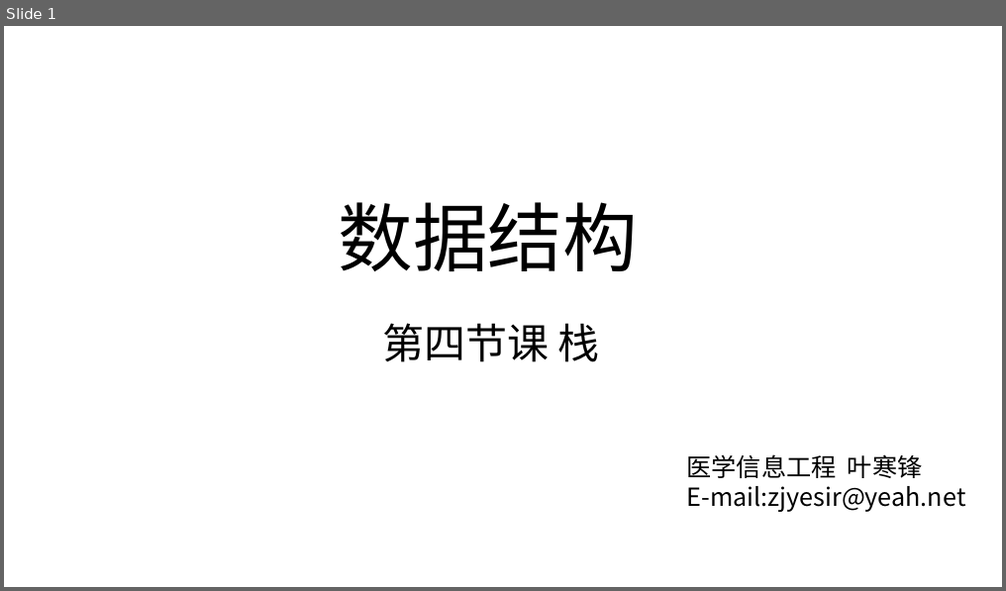
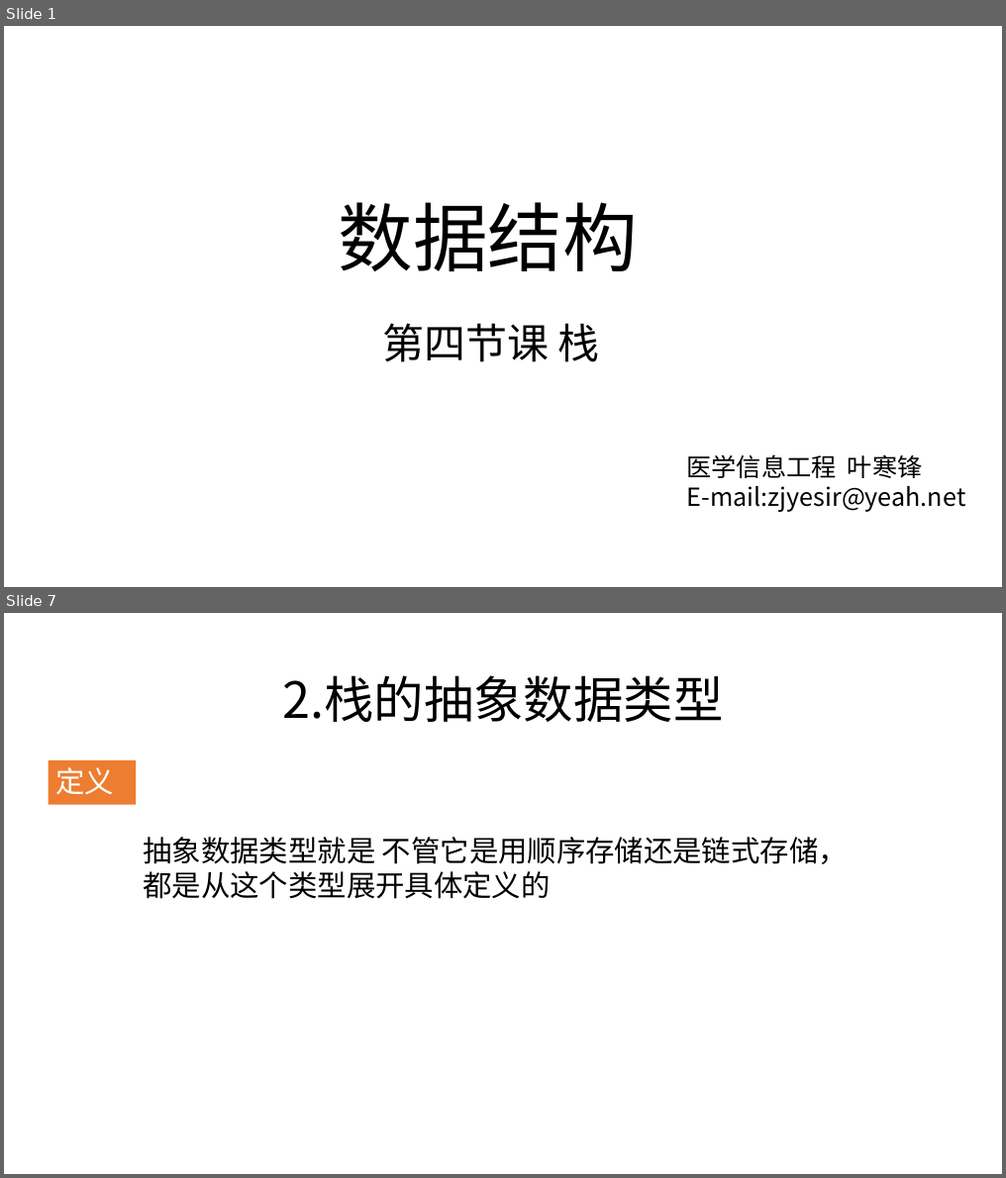
Before and after one commit to zjyesir/hmc_data_structure, a slide deck: ppt/3.1栈.pptx. Shown one above the other, each under a label of ours: slide 1 before the commit, slides 1 and 7 after it; the slides between them are not shown. The pictures are 1006x591 and 1006x1178 pixels, drawn with LibreOffice and Linux fonts; fonts in the diff are those of the drawing; background and template pictures are left out. Boxes give left, top, right and bottom in pixels: in the first picture for what was removed or moved away, otherwise in the second. Text is boxed around its words. In the diff, an @@ line names an element or a change of style, - is before the commit and + after.

```diff
--- a/ppt/3.1栈.pptx
+++ b/ppt/3.1栈.pptx
@@ slide 7 added at [4, 613, 1002, 1174], background picture (left out) @@
@@ text added at [282, 675, 723, 722], 48 pt, text #000000 @@
+2.栈的抽象数据类型
@@ rectangle added at [49, 761, 136, 805], fill #ED7D31, 28 pt, text #FFFFFF @@
+定义
@@ text added at [144, 837, 847, 899], 28 pt, text #000000 @@
+抽象数据类型就是 不管它是用顺序存储还是链式存储，都是从这个类型展开具体定义的
```
Also in this commit, not shown: 5 slides changed, 18 other slides added, 4 slides removed, 11 other files.
